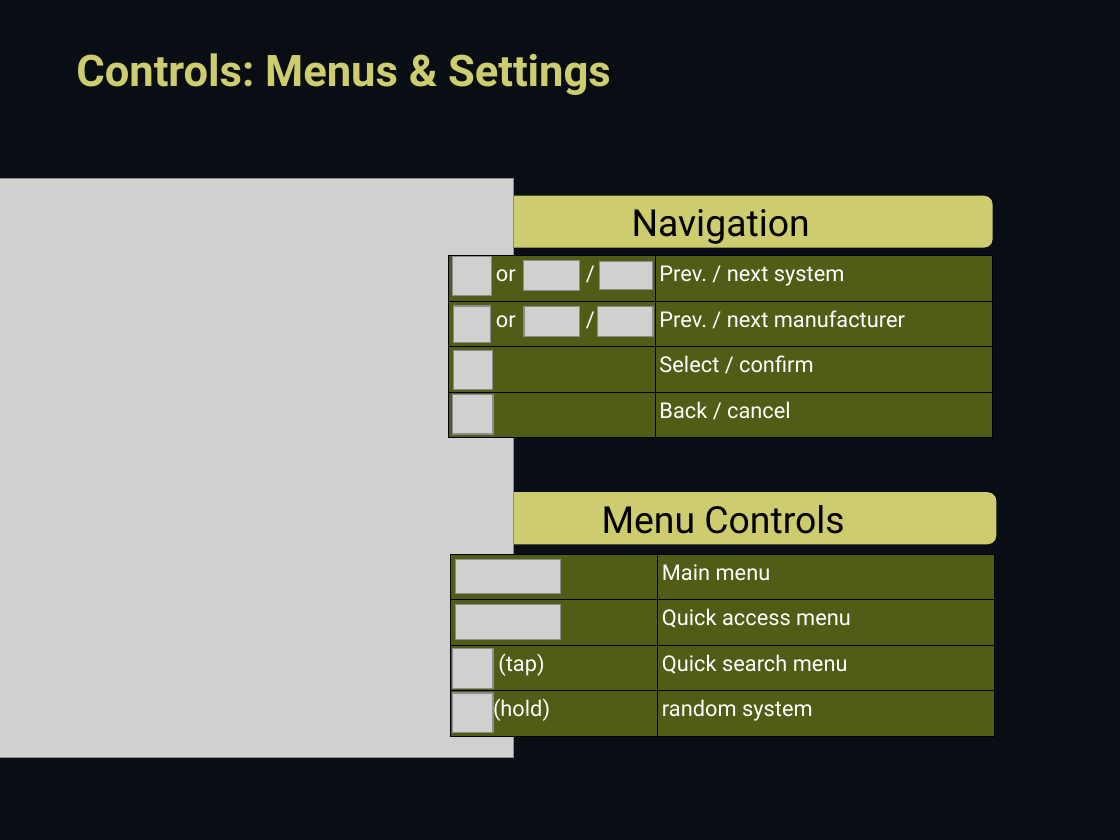
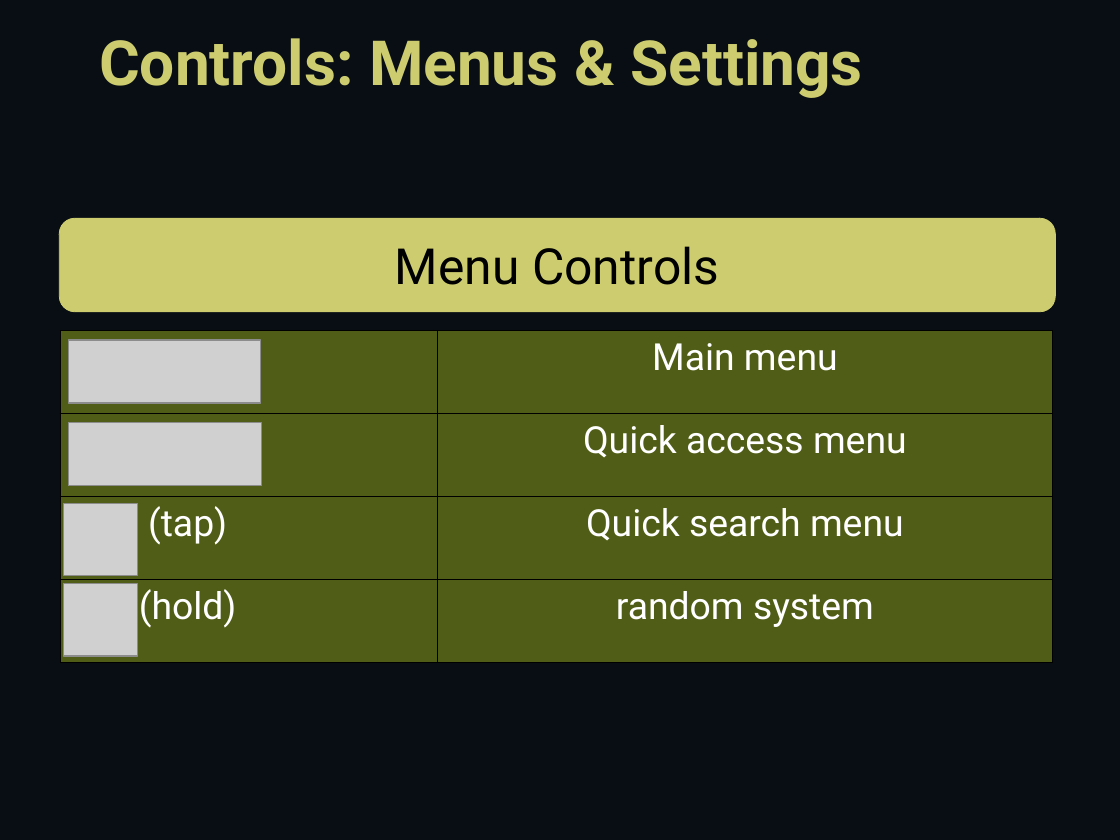
Before and after one commit to knulli-cfw/knulli-notice, a slide deck: slide 8 of notice.odp (slide 4 before the commit). Drawn at 1120x840 pixels with LibreOffice and Linux fonts; fonts in the diff are those of the drawing; grey boxes stand for pictures. Boxes give left, top, right and bottom in pixels: in the first picture for what was removed or moved away, otherwise in the second. Text is boxed around its words. In the diff, an @@ line names an element or a change of style, - is before the commit and + after.

```diff
--- a/notice.odp
+++ b/notice.odp
@@ free "Controls: Menus & Settings": place and size @@
-free "Controls: Menus & Settings" at bbox=[65, 37, 628, 101]
+free "Controls: Menus & Settings" at bbox=[88, 18, 1007, 102]
@@ free "Controls: Menus & Settings" at bbox=[88, 18, 1007, 102]: size 28 to 40 pt @@
@@ freeform shape removed at bbox=[449, 196, 992, 248] @@
-Navigation
@@ freeform shape "Menu Controls": place and size @@
-freeform shape "Menu Controls" at bbox=[450, 493, 996, 544]
+freeform shape "Menu Controls" at bbox=[59, 218, 1055, 312]
@@ freeform shape "Menu Controls" at bbox=[59, 218, 1055, 312]: size 24 to 32 pt @@
@@ table removed at bbox=[448, 255, 992, 437], 4 rows, 2 columns @@
-or / | Prev. / next system
-or / | Prev. / next manufacturer
- | Select / confirm
- | Back / cancel
@@ picture removed at bbox=[454, 306, 491, 343] @@
@@ picture removed at bbox=[524, 306, 580, 336] @@
@@ picture removed at bbox=[598, 307, 654, 337] @@
@@ table at bbox=[60, 330, 1053, 662] @@
@@ size 14 to 24 pt @@
@@ alignment left to centre @@
@@ table: place and size @@
-table at bbox=[451, 554, 996, 737]
+table at bbox=[60, 330, 1053, 662]
@@ picture: place and size @@
-picture at bbox=[524, 261, 580, 291]
+picture at bbox=[68, 340, 261, 403]
@@ picture removed at bbox=[454, 351, 493, 390] @@
@@ picture removed at bbox=[452, 394, 493, 433] @@
@@ picture: place and size @@
-picture at bbox=[0, 178, 513, 757]
+picture at bbox=[68, 423, 261, 486]
@@ picture: place and size @@
-picture at bbox=[452, 256, 492, 296]
+picture at bbox=[64, 503, 138, 575]
@@ picture removed at bbox=[455, 559, 560, 594] @@
@@ picture: place and size @@
-picture at bbox=[599, 261, 652, 290]
+picture at bbox=[64, 584, 138, 655]
@@ picture removed at bbox=[456, 605, 561, 640] @@
@@ picture removed at bbox=[452, 648, 493, 688] @@
@@ picture removed at bbox=[452, 693, 493, 732] @@
```
Also in this commit, not shown: 7 other slides changed, 9 slides added, 1 other file.
